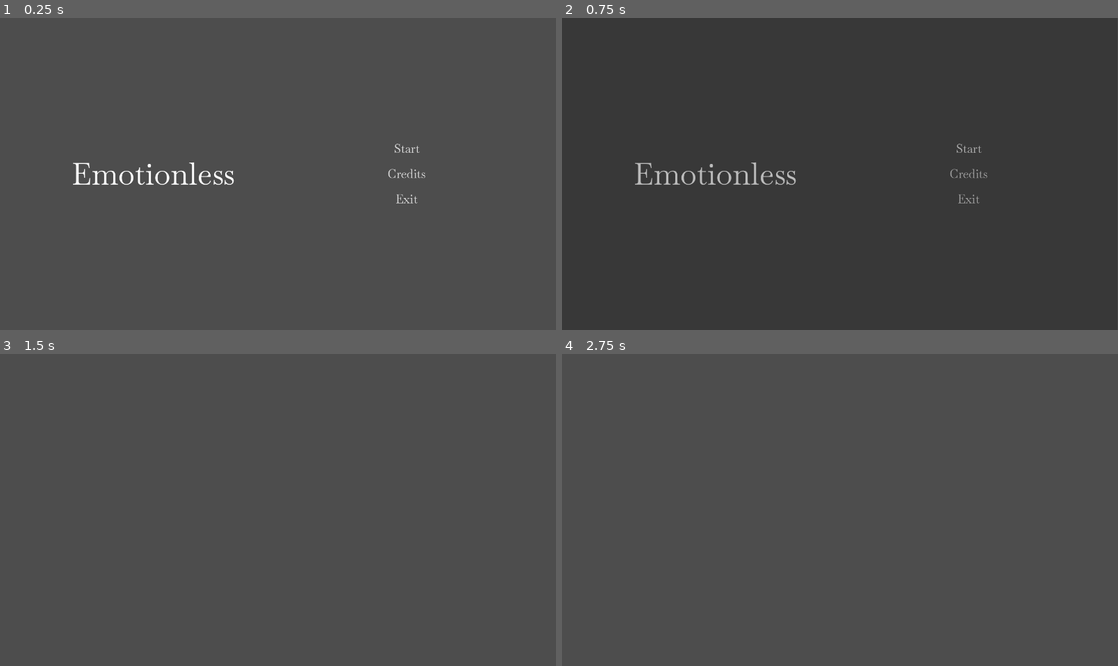
Above: before the commit, frames 1-4 (two rows, left to right).
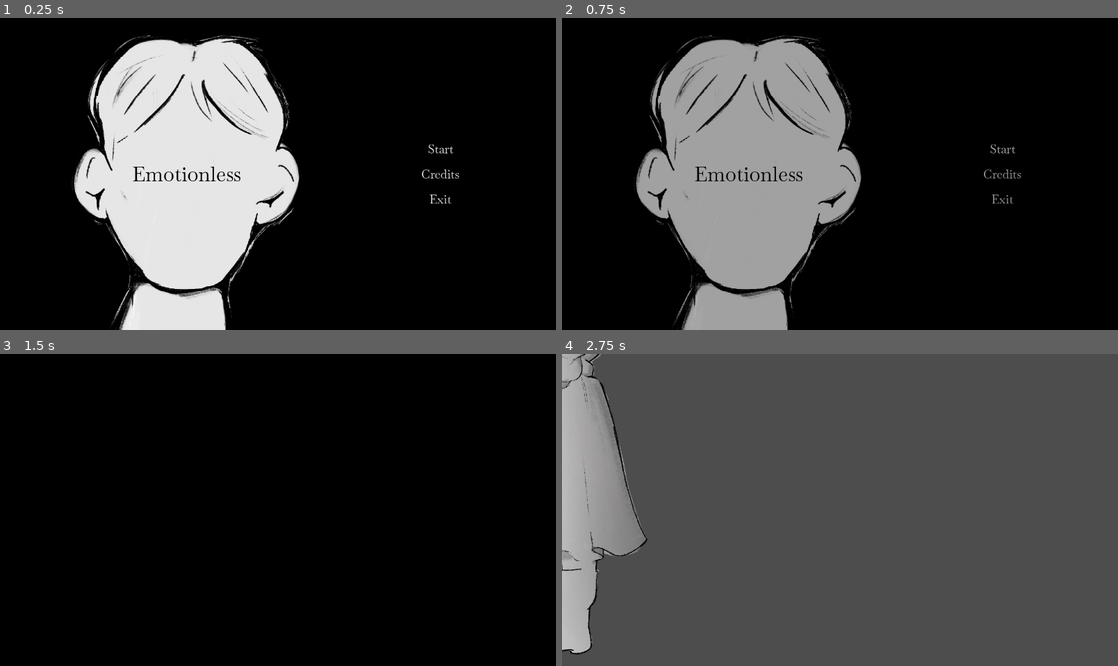
Above: after the commit, the same moments.

Repository: FloresCaetano/GGJ
Game: Godot game, scene res://core/playground/playground.tscn
Two runs of this game, one before a commit and one after it. Both use one fixed random seed, a clock stepped at 60 frames per second and the inputs below.
Inputs (mouse positions are in pixels of both pictures, inside the frame that each line leads up to):
- Up to frame 1 (0.25 s): no input
- Up to frame 2 (0.75 s): click "Start" at 0.5 s
- Up to frame 3 (1.5 s): click (439, 485) at 1.25 s, where only the run after the commit has a clickable "Start"
- Up to frame 4 (2.75 s): tap Enter (ui_accept) at 2, 2.27 s; move the mouse to (962, 494) at 2.02 s; press the mouse at (962, 494) at 2.03 s; hold Right (ui_right) from 2.03 s (still down)

The runs differ from the first frame. In frame 1, 99% of the frame differs, in the area x 0-100%, y 0-100%; in frame 2, 99%; in frame 3, 100%; in frame 4, 8.5%.

Commit message:
[exit] Fix state machine and exit logic

Diff:
--- a/core/playground/playground.tscn
+++ b/core/playground/playground.tscn
@@ -10,6 +10,7 @@
 [ext_resource type="PackedScene" uid="uid://wjup2mbm681b" path="res://main_screen/scenes/main_screen_audio.tscn" id="7_7stwk"]
 [ext_resource type="PackedScene" uid="uid://da8tua68yn2j8" path="res://core/transitions/fade.tscn" id="8_xmhwn"]
 [ext_resource type="Script" uid="uid://bat1fil62dv6j" path="res://core/playground/scripts/orchestrators/gamepay_orchestrator.gd" id="10_3l0tc"]
+[ext_resource type="Texture2D" uid="uid://ct2nwmvs8a1m" path="res://rooms/assets/first_room/niña.png" id="11_phtaf"]
 
 [sub_resource type="Animation" id="Animation_3l0tc"]
 length = 0.001
@@ -28,31 +29,31 @@
 tracks/1/type = "value"
 tracks/1/imported = false
 tracks/1/enabled = true
-tracks/1/path = NodePath("MainScreen:visible")
+tracks/1/path = NodePath("MainScreenAudio:volume_db")
 tracks/1/interp = 1
 tracks/1/loop_wrap = true
 tracks/1/keys = {
-"times": PackedFloat32Array(0.0009999999),
-"transitions": PackedFloat32Array(1),
-"update": 1,
-"values": [true]
+"times": PackedFloat32Array(0),
+"transitions": PackedFloat32Array(1),
+"update": 0,
+"values": [20.0]
 }
 tracks/2/type = "value"
 tracks/2/imported = false
 tracks/2/enabled = true
-tracks/2/path = NodePath("MainScreenAudio:volume_db")
+tracks/2/path = NodePath("MainScreenAudio:playing")
 tracks/2/interp = 1
 tracks/2/loop_wrap = true
 tracks/2/keys = {
 "times": PackedFloat32Array(0),
 "transitions": PackedFloat32Array(1),
-"update": 0,
-"values": [20.0]
+"update": 1,
+"values": [true]
 }
 tracks/3/type = "value"
 tracks/3/imported = false
 tracks/3/enabled = true
-tracks/3/path = NodePath("MainScreenAudio:playing")
+tracks/3/path = NodePath(".:visible")
 tracks/3/interp = 1
 tracks/3/loop_wrap = true
 tracks/3/keys = {
@@ -73,43 +74,43 @@
 tracks/0/type = "value"
 tracks/0/imported = false
 tracks/0/enabled = true
-tracks/0/path = NodePath("MainScreen:visible")
-tracks/0/interp = 1
-tracks/0/loop_wrap = true
-tracks/0/keys = {
-"times": PackedFloat32Array(0, 0.5),
-"transitions": PackedFloat32Array(1, 1),
-"update": 1,
-"values": [true, false]
+tracks/0/path = NodePath("MainScreen:process_mode")
+tracks/0/interp = 1
+tracks/0/loop_wrap = true
+tracks/0/keys = {
+"times": PackedFloat32Array(0, 0.5),
+"transitions": PackedFloat32Array(1, 1),
+"update": 1,
+"values": [0, 4]
 }
 tracks/1/type = "value"
 tracks/1/imported = false
 tracks/1/enabled = true
-tracks/1/path = NodePath("MainScreen:process_mode")
+tracks/1/path = NodePath("MainScreenAudio:volume_db")
 tracks/1/interp = 1
 tracks/1/loop_wrap = true
 tracks/1/keys = {
-"times": PackedFloat32Array(0, 0.01),
-"transitions": PackedFloat32Array(1, 1),
-"update": 1,
-"values": [0, 4]
+"times": PackedFloat32Array(0, 0.5),
+"transitions": PackedFloat32Array(1, 1),
+"update": 0,
+"values": [20.0, 0.0]
 }
 tracks/2/type = "value"
 tracks/2/imported = false
 tracks/2/enabled = true
-tracks/2/path = NodePath("MainScreenAudio:volume_db")
+tracks/2/path = NodePath("MainScreenAudio:playing")
 tracks/2/interp = 1
 tracks/2/loop_wrap = true
 tracks/2/keys = {
 "times": PackedFloat32Array(0, 0.5),
 "transitions": PackedFloat32Array(1, 1),
-"update": 0,
-"values": [20.0, 0.0]
+"update": 1,
+"values": [true, false]
 }
 tracks/3/type = "value"
 tracks/3/imported = false
 tracks/3/enabled = true
-tracks/3/path = NodePath("MainScreenAudio:playing")
+tracks/3/path = NodePath(".:visible")
 tracks/3/interp = 1
 tracks/3/loop_wrap = true
 tracks/3/keys = {
@@ -118,42 +119,46 @@
 "update": 1,
 "values": [true, false]
 }
-tracks/4/type = "method"
-tracks/4/imported = false
-tracks/4/enabled = true
-tracks/4/path = NodePath("Fade")
-tracks/4/interp = 1
-tracks/4/loop_wrap = true
-tracks/4/keys = {
-"times": PackedFloat32Array(0),
-"transitions": PackedFloat32Array(1),
-"values": [{
-"args": [],
-"method": &"fade_out"
-}]
-}
 
 [sub_resource type="AnimationLibrary" id="AnimationLibrary_phtaf"]
 _data = {
 &"on_exit": SubResource("Animation_xmhwn")
+}
+
+[sub_resource type="Animation" id="Animation_gvld1"]
+length = 0.001
+tracks/0/type = "value"
+tracks/0/imported = false
+tracks/0/enabled = true
+tracks/0/path = NodePath("Container:visible")
+tracks/0/interp = 1
+tracks/0/loop_wrap = true
+tracks/0/keys = {
+"times": PackedFloat32Array(0),
+"transitions": PackedFloat32Array(1),
+"update": 1,
+"values": [true]
+}
+
+[sub_resource type="AnimationLibrary" id="AnimationLibrary_bavgs"]
+_data = {
+&"RESET": SubResource("Animation_gvld1")
 }
 
 [sub_resource type="Animation" id="Animation_phtaf"]
 resource_name = "begin"
 length = 0.5
-tracks/0/type = "method"
-tracks/0/imported = false
-tracks/0/enabled = true
-tracks/0/path = NodePath("Fade")
-tracks/0/interp = 1
-tracks/0/loop_wrap = true
-tracks/0/keys = {
-"times": PackedFloat32Array(0.2),
-"transitions": PackedFloat32Array(1),
-"values": [{
-"args": [],
-"method": &"fade_in"
-}]
+tracks/0/type = "value"
+tracks/0/imported = false
+tracks/0/enabled = false
+tracks/0/path = NodePath("Container:visible")
+tracks/0/interp = 1
+tracks/0/loop_wrap = true
+tracks/0/keys = {
+"times": PackedFloat32Array(0, 0.5),
+"transitions": PackedFloat32Array(1, 1),
+"update": 1,
+"values": [false, true]
 }
 
 [sub_resource type="AnimationLibrary" id="AnimationLibrary_gvld1"]
@@ -166,13 +171,15 @@
 [node name="SceneStateMachine" type="Node" parent="." unique_id=1534501946]
 script = ExtResource("1_jyv4i")
 
-[node name="MainMenu" type="Node" parent="SceneStateMachine" unique_id=1284853233 node_paths=PackedStringArray("main_menu")]
+[node name="MainMenu" type="Node" parent="SceneStateMachine" unique_id=1284853233 node_paths=PackedStringArray("main_menu", "fade")]
 script = ExtResource("1_kb0p5")
 main_menu = NodePath("../../MainMenu")
-
-[node name="Gameplay" type="Node" parent="SceneStateMachine" unique_id=1345145289 node_paths=PackedStringArray("gameplay")]
+fade = NodePath("../../Fade")
+
+[node name="Gameplay" type="Node" parent="SceneStateMachine" unique_id=1345145289 node_paths=PackedStringArray("gameplay", "fade")]
 script = ExtResource("2_dop8w")
 gameplay = NodePath("../../Gamepay")
+fade = NodePath("../../Fade")
 
 [node name="Credits" type="Node" parent="SceneStateMachine" unique_id=300879925]
 script = ExtResource("3_il2b1")
@@ -180,12 +187,10 @@
 [node name="Exit" type="Node" parent="SceneStateMachine" unique_id=180176799]
 script = ExtResource("4_il2b1")
 
-[node name="MainMenu" type="Node" parent="." unique_id=1320909138]
+[node name="MainMenu" type="CanvasLayer" parent="." unique_id=143577678]
 script = ExtResource("6_7stwk")
 
 [node name="MainScreen" parent="MainMenu" unique_id=296631412 instance=ExtResource("6_c2qv1")]
-
-[node name="Fade" parent="MainMenu" unique_id=702075131 instance=ExtResource("8_xmhwn")]
 
 [node name="MainScreenAudio" parent="MainMenu" unique_id=57198389 instance=ExtResource("7_7stwk")]
 
@@ -194,10 +199,16 @@
 libraries/main_menu = SubResource("AnimationLibrary_phtaf")
 autoplay = &"RESET"
 
+[node name="Fade" parent="." unique_id=702075131 instance=ExtResource("8_xmhwn")]
+
 [node name="Gamepay" type="Node2D" parent="." unique_id=1420662411]
 script = ExtResource("10_3l0tc")
 
-[node name="Fade" parent="Gamepay" unique_id=1691192649 instance=ExtResource("8_xmhwn")]
+[node name="Container" type="Node2D" parent="Gamepay" unique_id=253654120]
+
+[node name="Sprite2D" type="Sprite2D" parent="Gamepay/Container" unique_id=1398462744]
+texture = ExtResource("11_phtaf")
 
 [node name="AnimationPlayer" type="AnimationPlayer" parent="Gamepay" unique_id=81542710]
+libraries/ = SubResource("AnimationLibrary_bavgs")
 libraries/gameplay_manager = SubResource("AnimationLibrary_gvld1")
--- a/core/playground/scripts/orchestrators/gamepay_orchestrator.gd
+++ b/core/playground/scripts/orchestrators/gamepay_orchestrator.gd
@@ -1,4 +1,4 @@
-extends Node
+extends Node2D
 
 class_name GameplayOrchestrator
 
@@ -7,9 +7,9 @@
 @onready var anim: AnimationPlayer = $AnimationPlayer
 
 func start_gameplay() -> void:
-    print(begin_animation)
+    visible = true
     anim.play(begin_animation)
-    pass
+    await anim.animation_finished
 
 func end_gameplay() -> void:
-    pass
+    visible = false
--- a/core/playground/scripts/orchestrators/main_menu_orchestrator.gd
+++ b/core/playground/scripts/orchestrators/main_menu_orchestrator.gd
@@ -1,4 +1,4 @@
-class_name MainMenuOrchestrator extends Node
+class_name MainMenuOrchestrator extends CanvasLayer
 
 @export var on_exit_animation: String = "main_menu/on_exit"
 
@@ -13,6 +13,8 @@
 
 func _ready() -> void:
 	menu.on_game.connect(_game_start)
+	menu.on_credits.connect(_credit_start)
+	menu.on_exit.connect(_exit_start)
 
 
 func _game_start() -> void:
@@ -26,3 +28,4 @@
 
 func close_menu() -> void:
 	anim.play(on_exit_animation)
+	await anim.animation_finished
--- a/core/playground/scripts/states/exit_state.gd
+++ b/core/playground/scripts/states/exit_state.gd
@@ -1,4 +1,4 @@
-extends Node
+extends StateMachine
 
 func get_state() -> String:
 	return GAMEMANAGER.STATE_EXIT
@@ -7,6 +7,7 @@
 	pass
 
 func enter_state() -> void:
+	get_tree().quit()
 	pass
 
 func exit_state() -> void:
--- a/core/playground/scripts/states/gameplay_state.gd
+++ b/core/playground/scripts/states/gameplay_state.gd
@@ -1,6 +1,7 @@
 extends StateMachine
 
 @export var gameplay: GameplayOrchestrator
+@export var fade: Fade
 
 func get_state() -> String:
 	return GAMEMANAGER.STATE_GAMEPLAY
@@ -9,9 +10,10 @@
 	pass
 
 func enter_state() -> void:
-	gameplay.start_gameplay()
-	pass
+	await gameplay.start_gameplay()
+	enter_finished.emit()
+	await fade.fade_in()
 
 func exit_state() -> void:
 	gameplay.end_gameplay()
-	pass
+	await fade.fade_out()
--- a/core/playground/scripts/states/main_menu_state.gd
+++ b/core/playground/scripts/states/main_menu_state.gd
@@ -1,6 +1,7 @@
 extends StateMachine
 
 @export var main_menu: MainMenuOrchestrator
+@export var fade: Fade
 
 func _ready() -> void:
 	super._ready()
@@ -24,8 +25,11 @@
 	return GAMEMANAGER.STATE_MAIN_MENU
 
 func enter_state() -> void:
-	pass
+	main_menu.visible = true
+	fade.fade_in()
 
 func exit_state() -> void:
 	_next_transition = get_state()
-	main_menu.close_menu()
+	await fade.fade_out()
+	await main_menu.close_menu()
+	exit_finished.emit()
--- a/core/scripts/state_machine.gd
+++ b/core/scripts/state_machine.gd
@@ -1,5 +1,8 @@
 @abstract
 class_name StateMachine extends Node
+
+signal enter_finished
+signal exit_finished
 
 func _ready() -> void:
     _next_transition = get_state()
@@ -17,9 +20,11 @@
 
 @abstract func get_state() -> String
 
-@abstract func enter_state() -> void
+func enter_state() -> void:
+    enter_finished.emit()
 
-@abstract func exit_state() -> void
+func exit_state() -> void:
+    exit_finished.emit()
 
 func transition_to() -> String:
     return _next_transition
--- a/core/scripts/state_manager.gd
+++ b/core/scripts/state_manager.gd
@@ -24,7 +24,11 @@
 	is_transitioning = true
 
 	states[current_state].exit_state()
+	await states[current_state].exit_finished
+
 	current_state = states[new_state].get_state()
+
 	states[current_state].enter_state()
+	await states[current_state].enter_finished
 
 	is_transitioning = false
--- a/core/transitions/fade.gd
+++ b/core/transitions/fade.gd
@@ -7,17 +7,21 @@
 @onready var anim: AnimationPlayer = $AnimationPlayer
 
 func _ready() -> void:
+	print(color_rect)
 	color_rect.visible = false
 	anim.animation_finished.connect(_on_animation_finished)
 
 func fade_in() -> void:
 	color_rect.visible = true
 	anim.play(fade_in_animation)
+	await anim.animation_finished
 
 func fade_out() -> void:
 	color_rect.visible = true
 	anim.play(fade_out_animation)
+	await anim.animation_finished
 
 
-func _on_animation_finished(_anim_name: String) -> void:
-	color_rect.visible = false
+func _on_animation_finished(anim_name: String) -> void:
+	if anim_name == fade_in_animation:
+		color_rect.visible = false
--- a/core/transitions/fade.tscn
+++ b/core/transitions/fade.tscn
@@ -62,8 +62,6 @@
 
 [node name="Fade" type="CanvasLayer" unique_id=702075131]
 script = ExtResource("1_hr8cw")
-fade_in_animation = "transition/fade_in"
-fade_out_animation = "transition/fade_out"
 
 [node name="ColorRect" type="ColorRect" parent="." unique_id=1291634171]
 modulate = Color(1, 1, 1, 0)
--- a/main_screen/scenes/main_screen.tscn
+++ b/main_screen/scenes/main_screen.tscn
@@ -1,12 +1,18 @@
 [gd_scene format=3 uid="uid://dj1f8fqjvow60"]
 
 [ext_resource type="Script" uid="uid://kqlusuoawsud" path="res://main_screen/scripts/main_screen.gd" id="1_thusc"]
+[ext_resource type="Texture2D" uid="uid://dybbyjhkljrwt" path="res://main_screen/assets/rostro_prota.png" id="2_mvp8u"]
 [ext_resource type="FontFile" uid="uid://pbp6l3vlmc73" path="res://shared/Fonts/Baskervville-VariableFont_wght.ttf" id="2_rb0mj"]
 
-[sub_resource type="StyleBoxEmpty" id="StyleBoxEmpty_rb0mj"]
+[sub_resource type="StyleBoxFlat" id="StyleBoxFlat_rb0mj"]
+bg_color = Color(0, 0, 0, 1)
+
+[sub_resource type="CanvasItemMaterial" id="CanvasItemMaterial_rb0mj"]
 
 [sub_resource type="LabelSettings" id="LabelSettings_ltw2h"]
-font_size = 75
+font_size = 50
+font_color = Color(0, 0, 0, 1)
+shadow_color = Color(0.24115604, 0.24115604, 0.24115604, 0)
 
 [node name="MainScreen" type="Control" unique_id=296631412]
 layout_mode = 3
@@ -22,11 +28,9 @@
 anchors_preset = 15
 anchor_right = 1.0
 anchor_bottom = 1.0
-offset_left = 5.0
-offset_right = 5.0
 grow_horizontal = 2
 grow_vertical = 2
-theme_override_styles/panel = SubResource("StyleBoxEmpty_rb0mj")
+theme_override_styles/panel = SubResource("StyleBoxFlat_rb0mj")
 
 [node name="Container" type="MarginContainer" parent="Panel" unique_id=1903876360]
 layout_mode = 1
@@ -45,13 +49,24 @@
 theme_override_constants/separation = 30
 alignment = 1
 
-[node name="MarginContainer" type="MarginContainer" parent="Panel/Container/BoxContainer" unique_id=995517687]
+[node name="ColorRect" type="TextureRect" parent="Panel/Container/BoxContainer" unique_id=1268492939]
+material = SubResource("CanvasItemMaterial_rb0mj")
 layout_mode = 2
 size_flags_horizontal = 3
-theme_override_constants/margin_left = 75
-theme_override_constants/margin_right = 75
+texture = ExtResource("2_mvp8u")
 
-[node name="Title" type="Label" parent="Panel/Container/BoxContainer/MarginContainer" unique_id=911612316]
+[node name="MarginContainer" type="MarginContainer" parent="Panel/Container/BoxContainer/ColorRect" unique_id=995517687]
+layout_mode = 1
+anchors_preset = 15
+anchor_right = 1.0
+anchor_bottom = 1.0
+grow_horizontal = 2
+grow_vertical = 2
+size_flags_horizontal = 3
+theme_override_constants/margin_left = 125
+theme_override_constants/margin_right = 125
+
+[node name="Title" type="Label" parent="Panel/Container/BoxContainer/ColorRect/MarginContainer" unique_id=911612316]
 layout_mode = 2
 size_flags_horizontal = 3
 size_flags_vertical = 1
Binary file added: main_screen/assets/rostro_prota.png
Not shown, added: main_screen/assets/rostro_prota.png.import
